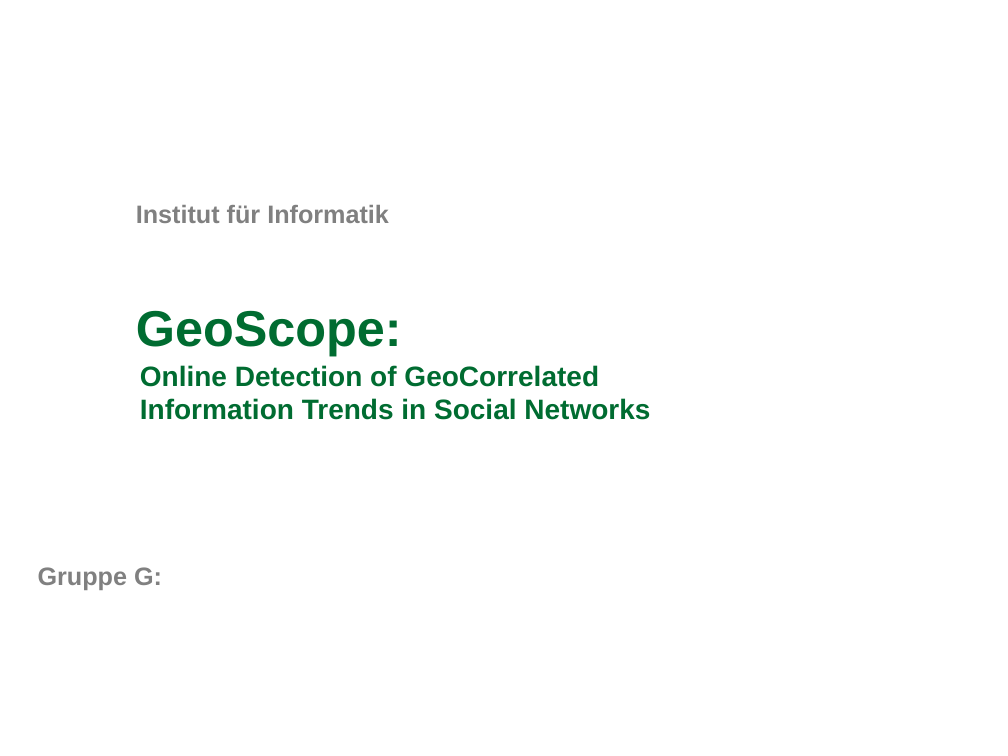
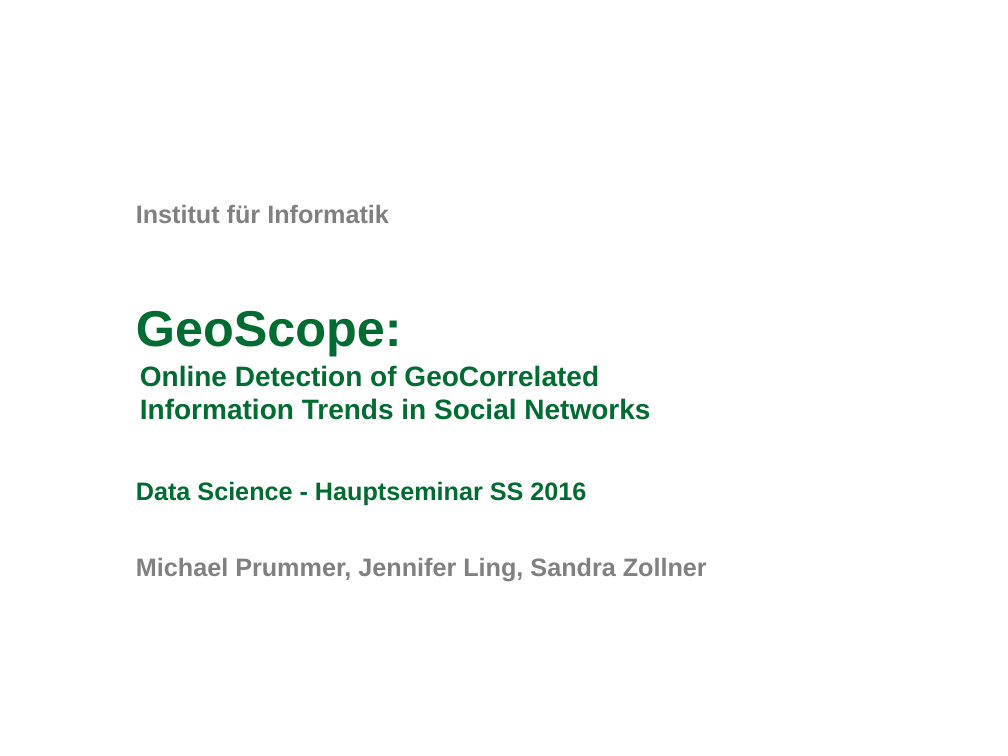
Before and after one commit to michaelprummer/datascience, a slide deck: slide 1 of GeoScope/DataScience1.ppt. Drawn at 1008x756 pixels with LibreOffice and Linux fonts; fonts in the diff are those of the drawing; background and template pictures are left out. Boxes give left, top, right and bottom in pixels: in the first picture for what was removed or moved away, otherwise in the second. Text is boxed around its words. In the diff, an @@ line names an element or a change of style, - is before the commit and + after.

```diff
--- a/GeoScope/DataScience1.ppt
+++ b/GeoScope/DataScience1.ppt
@@ text at (x1=136, y1=481, x2=586, y2=506): text changed; text colour #808080 to #006C31 @@
-Gruppe G:
+Data Science - Hauptseminar SS 2016
@@ text added at (x1=136, y1=558, x2=707, y2=581), 18 pt, text #808080, bold @@
+Michael Prummer, Jennifer Ling, Sandra Zollner
```
Also in this commit, not shown: 12 slides added, 1 slide removed, 1 other file.
